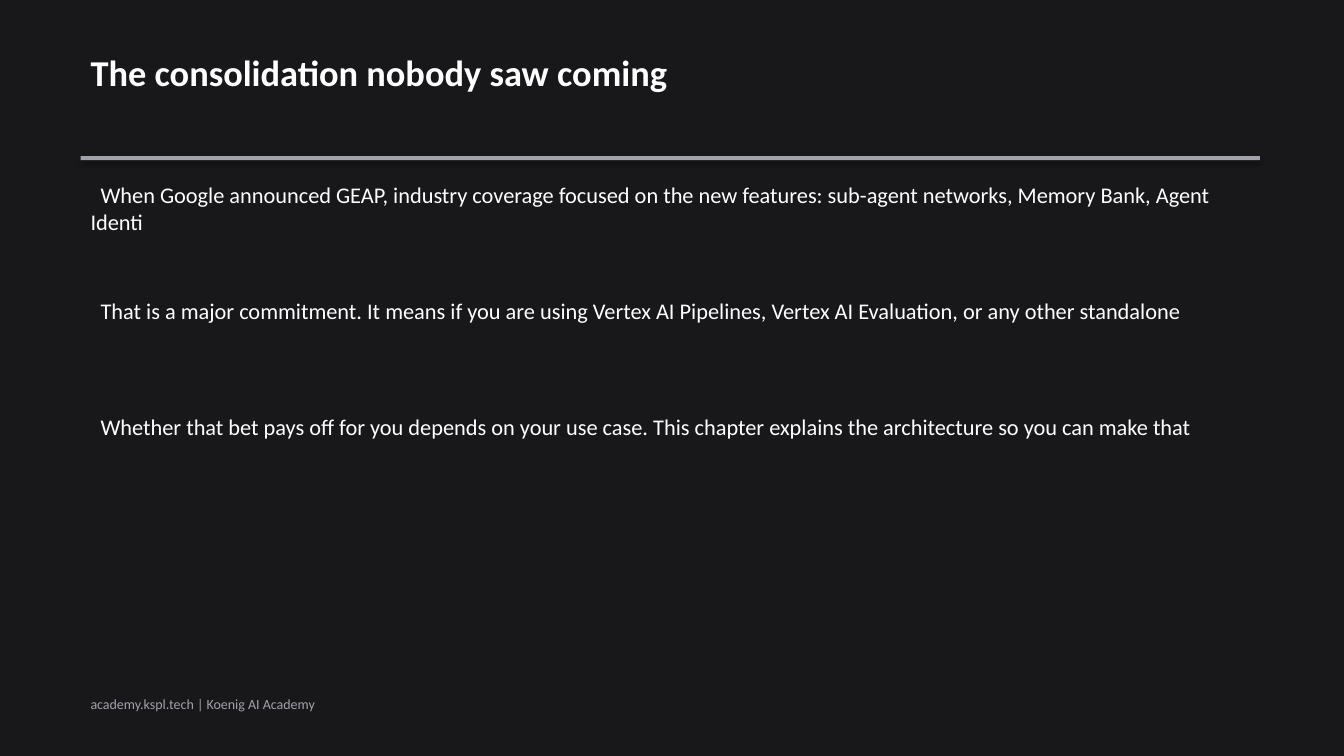
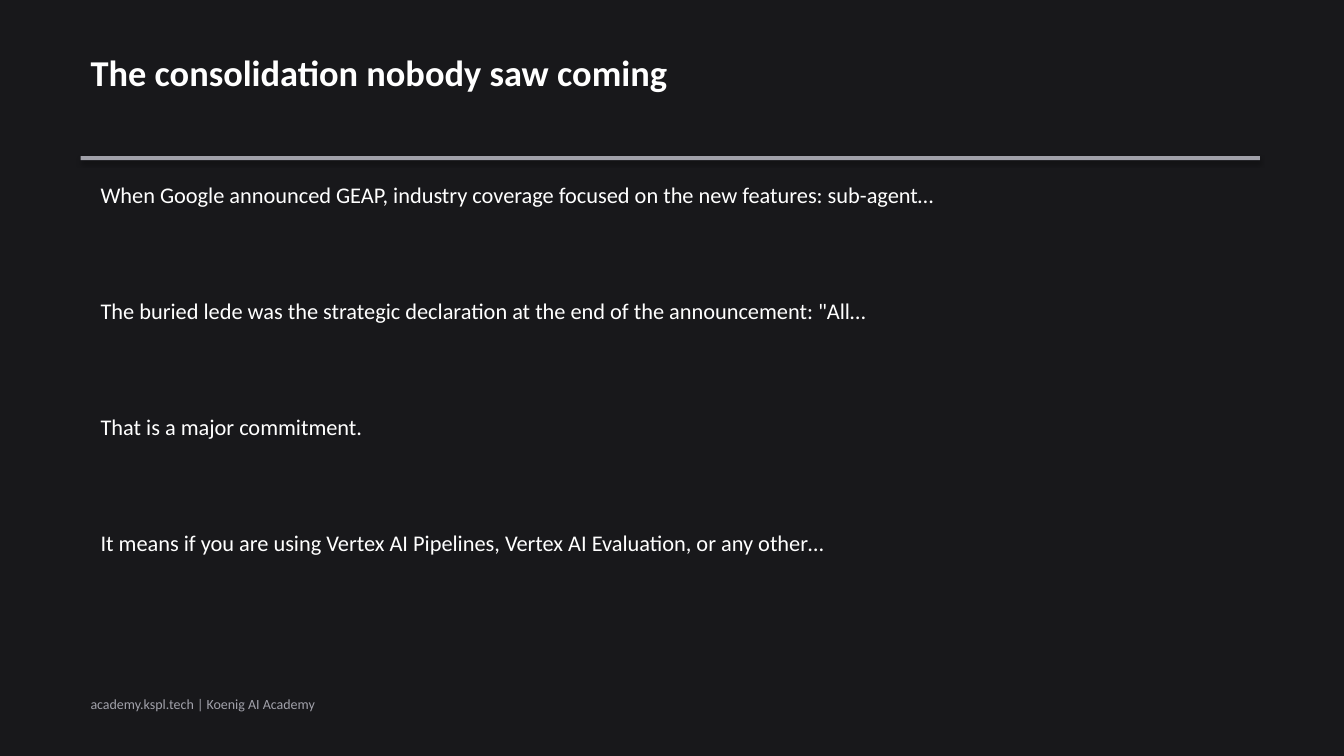
Before and after one commit to Koenig-Solutions-Private-Limited/koenig-ai-org, a slide deck: slide 4 of vault/courses/gemini-enterprise-agents/ch01-slides.pptx. Drawn at 1344x756 pixels with LibreOffice and Linux fonts; fonts in the diff are those of the drawing. Boxes give left, top, right and bottom in pixels: in the first picture for what was removed or moved away, otherwise in the second. Text is boxed around its words. In the diff, an @@ line names an element or a change of style, - is before the commit and + after.

```diff
--- a/vault/courses/gemini-enterprise-agents/ch01-slides.pptx
+++ b/vault/courses/gemini-enterprise-agents/ch01-slides.pptx
@@ text at (101, 187, 934, 207): text changed @@
-When Google announced GEAP, industry coverage focused on the new features: sub-agent networks, Memory Bank, Agent Identi
+When Google announced GEAP, industry coverage focused on the new features: sub-agent…
@@ text added at (101, 303, 866, 323), 16 pt, text #FFFFFF @@
+The buried lede was the strategic declaration at the end of the announcement: "All…
@@ text at (101, 419, 362, 439): text changed @@
-Whether that bet pays off for you depends on your use case. This chapter explains the architecture so you can make that
+That is a major commitment.
@@ text at (101, 535, 823, 555): text changed @@
-That is a major commitment. It means if you are using Vertex AI Pipelines, Vertex AI Evaluation, or any other standalone
+It means if you are using Vertex AI Pipelines, Vertex AI Evaluation, or any other…
```
Also in this commit, not shown: 5 other slides changed, 2 slides removed, 2 other files.
